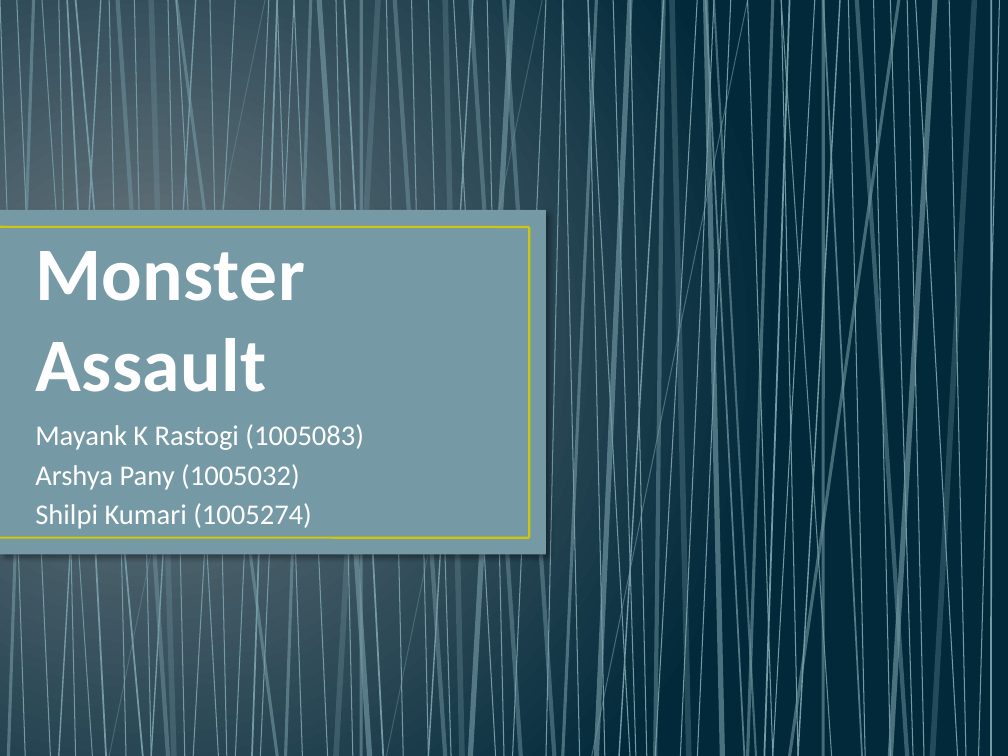
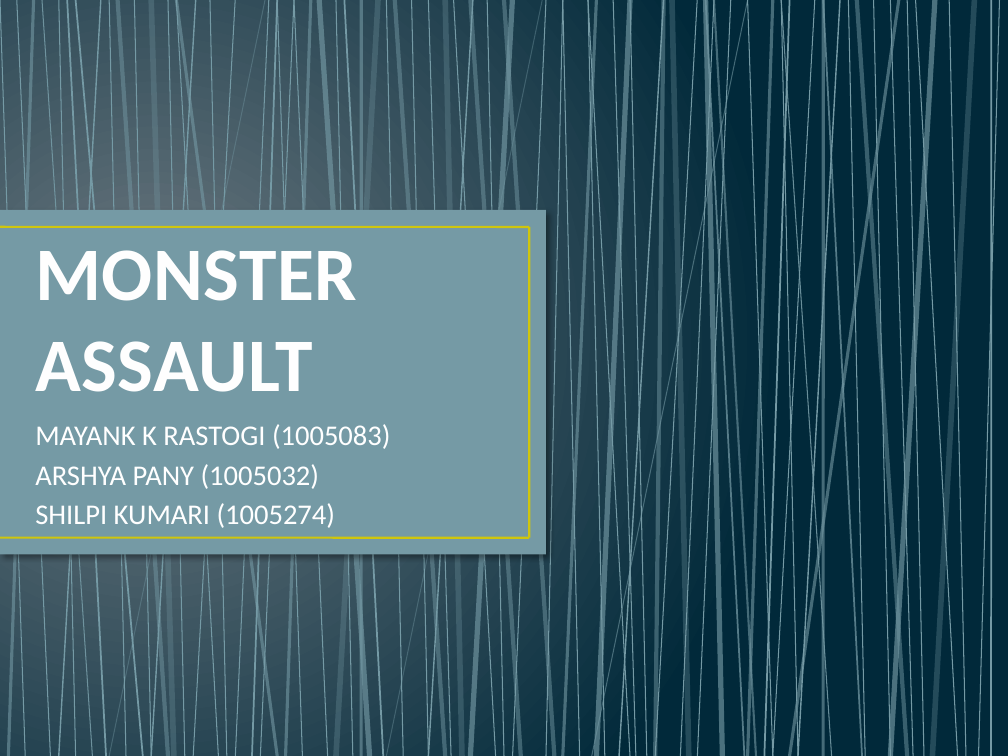
Before and after one commit to mayankrastogi/MonsterAssault, a slide deck: slide 1 of Documentation/Monster Assault.pptx. Drawn at 1008x756 pixels with LibreOffice and Linux fonts; fonts in the diff are those of the drawing. Boxes give left, top, right and bottom in pixels: in the first picture for what was removed or moved away, otherwise in the second. Text is boxed around its words. In the diff, an @@ line names an element or a change of style, - is before the commit and + after.

```diff
--- a/Documentation/Monster Assault.pptx
+++ b/Documentation/Monster Assault.pptx
@@ title at (35, 250, 357, 392): text changed @@
-Monster Assault
+MONSTER ASSAULT
@@ subtitle at (35, 424, 391, 528): text changed @@
-Mayank K Rastogi (1005083)
-Arshya Pany (1005032)
-Shilpi Kumari (1005274)
+MAYANK K RASTOGI (1005083)
+ARSHYA PANY (1005032)
+SHILPI KUMARI (1005274)
```
Also in this commit, not shown: 8 other slides changed.
